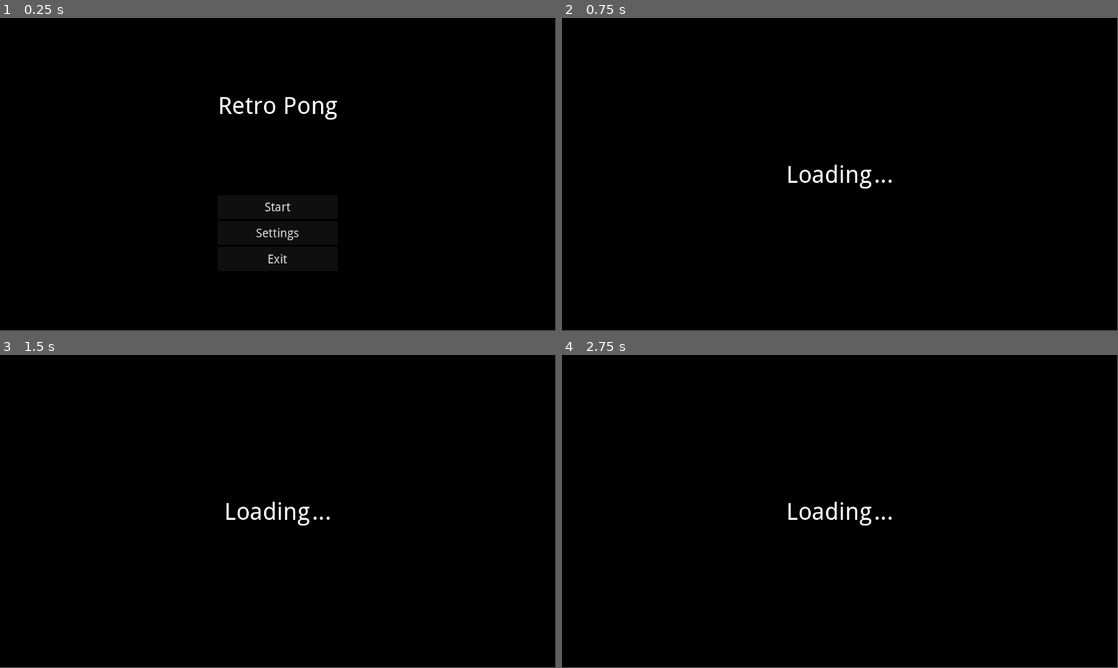
Above: before the commit, frames 1-4 (two rows, left to right).
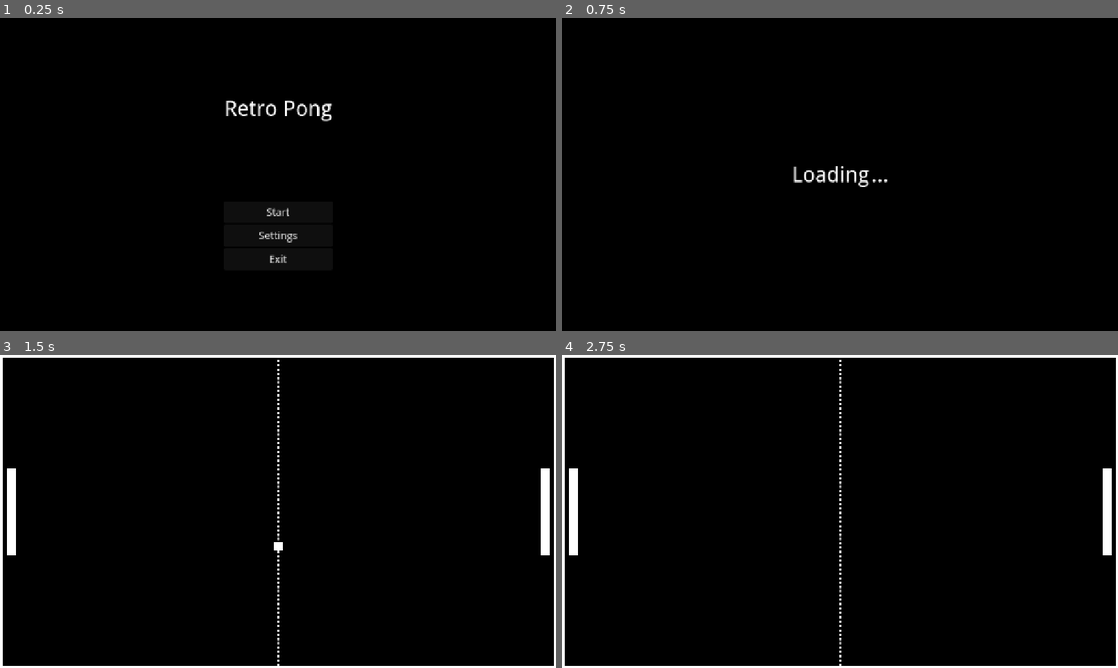
Above: after the commit, the same moments.

Repository: jbass88/RetroPong
Game: Godot game, scene res://scenes/menu/main_menu_scene.tscn
The game is run twice, just before and just after one commit, with the same random seed, the same clock (stepped at 60 frames per second) and the same inputs.
Inputs (mouse positions are in pixels of both pictures, inside the frame that each line leads up to):
- Up to frame 1 (0.25 s): no input
- Up to frame 2 (0.75 s): click "Start" at 0.5 s
- Up to frame 3 (1.5 s): click (278, 542) at 1.25 s, where only the run before the commit has a clickable "Start"
- Up to frame 4 (2.75 s): click (840, 542) at 2 s, where only the run before the commit has a clickable "Start"
In our replay, the window is 799x449 before the commit and 800x450 after it. These sizes can differ from the game's own. Grey fills any space a smaller window leaves; there, only what the larger window draws over its background counts as a difference.

The runs differ from the first frame. In frame 1, 1.0% of the frame differs, in the area x 39-61%, y 25-79%; in frame 2, 0.5%; in frame 3, 3.6%, in the area x 0-100%, y 0-100%; in frame 4, 3.5%.

Commit message:
Main screen creation

Diff:
--- a/project.godot
+++ b/project.godot
@@ -20,6 +20,12 @@
 GlobalData="*res://scripts/data/global_data.gd"
 Functions="*res://scripts/helpers/functions.gd"
 
+[display]
+
+window/size/viewport_width=1280
+window/size/viewport_height=720
+window/stretch/mode="canvas_items"
+
 [rendering]
 
 renderer/rendering_method="gl_compatibility"
--- /dev/null
+++ b/scenes/game/ball.gd
@@ -0,0 +1 @@
+extends RigidBody2D
--- /dev/null
+++ b/scenes/game/ball.tscn
@@ -0,0 +1,27 @@
+[gd_scene load_steps=5 format=3 uid="uid://bidmpanxjmgol"]
+
+[ext_resource type="Texture2D" uid="uid://ckreqiw8vyhfj" path="res://images/ball.png" id="1_ghx6m"]
+[ext_resource type="Script" uid="uid://do2v1duvkkdjs" path="res://scenes/game/ball.gd" id="1_hie4g"]
+
+[sub_resource type="SpriteFrames" id="SpriteFrames_fs7ny"]
+animations = [{
+"frames": [{
+"duration": 1.0,
+"texture": ExtResource("1_ghx6m")
+}],
+"loop": true,
+"name": &"default",
+"speed": 5.0
+}]
+
+[sub_resource type="RectangleShape2D" id="RectangleShape2D_ghx6m"]
+
+[node name="Ball" type="RigidBody2D"]
+script = ExtResource("1_hie4g")
+
+[node name="AnimatedSprite2D" type="AnimatedSprite2D" parent="."]
+sprite_frames = SubResource("SpriteFrames_fs7ny")
+
+[node name="CollisionShape2D" type="CollisionShape2D" parent="."]
+visible = false
+shape = SubResource("RectangleShape2D_ghx6m")
--- /dev/null
+++ b/scenes/game/main_level_scene.gd
@@ -0,0 +1,16 @@
+extends Node2D
+
+
+
+func reset_paddle_position(is_left: bool):
+	var screen_size = get_viewport_rect().size
+	var offset = 25.0
+	var y_pos = screen_size.y / 2 - offset
+	if is_left:
+		$PaddleLeft.position = Vector2(offset, y_pos)
+	else:
+		$PaddleRight.position = Vector2(screen_size.x - offset, y_pos)
+
+func reset_ball_position():
+	var screen_size = get_viewport_rect().size
+	$Ball.position = Vector2(screen_size.x / 2, screen_size.y / 2)
--- /dev/null
+++ b/scenes/game/main_level_scene.tscn
@@ -0,0 +1,84 @@
+[gd_scene load_steps=8 format=3 uid="uid://bjy76qd77cgav"]
+
+[ext_resource type="Script" uid="uid://6jde6mujbfc6" path="res://scenes/game/main_level_scene.gd" id="1_71pvm"]
+[ext_resource type="PackedScene" uid="uid://b6lv3o2vov61a" path="res://scenes/game/paddle_left.tscn" id="2_l4h7t"]
+[ext_resource type="Texture2D" uid="uid://b3po5blp4eu1i" path="res://images/dash_rotate.png" id="2_vv3nk"]
+[ext_resource type="PackedScene" uid="uid://b5xna4ksq5ihf" path="res://scenes/game/paddle_right.tscn" id="3_vv3nk"]
+[ext_resource type="PackedScene" uid="uid://bidmpanxjmgol" path="res://scenes/game/ball.tscn" id="4_lkekv"]
+
+[sub_resource type="Gradient" id="Gradient_j2gj4"]
+colors = PackedColorArray(0, 0, 0, 1, 0, 0, 0, 1)
+
+[sub_resource type="GradientTexture1D" id="GradientTexture1D_8ek21"]
+gradient = SubResource("Gradient_j2gj4")
+
+[node name="MainLevelScene" type="Node2D"]
+script = ExtResource("1_71pvm")
+
+[node name="BackgroundControl" type="CanvasLayer" parent="."]
+layer = -100
+
+[node name="TextureRect" type="TextureRect" parent="BackgroundControl"]
+anchors_preset = 15
+anchor_right = 1.0
+anchor_bottom = 1.0
+grow_horizontal = 2
+grow_vertical = 2
+texture = SubResource("GradientTexture1D_8ek21")
+
+[node name="HudLayer" type="CanvasLayer" parent="."]
+
+[node name="LeftScoreLabel" type="Label" parent="HudLayer"]
+offset_right = 40.0
+offset_bottom = 23.0
+
+[node name="RightScoreLabel" type="Label" parent="HudLayer"]
+offset_right = 40.0
+offset_bottom = 23.0
+
+[node name="BorderTop" type="ColorRect" parent="HudLayer"]
+anchors_preset = 10
+anchor_right = 1.0
+offset_bottom = 5.0
+grow_horizontal = 2
+
+[node name="BorderBottom" type="ColorRect" parent="HudLayer"]
+anchors_preset = 12
+anchor_top = 1.0
+anchor_right = 1.0
+anchor_bottom = 1.0
+offset_top = -5.0
+grow_horizontal = 2
+grow_vertical = 0
+
+[node name="BorderLeft" type="ColorRect" parent="HudLayer"]
+anchors_preset = 9
+anchor_bottom = 1.0
+offset_right = 5.0
+grow_vertical = 2
+
+[node name="BorderRight" type="ColorRect" parent="HudLayer"]
+anchors_preset = 11
+anchor_left = 1.0
+anchor_right = 1.0
+anchor_bottom = 1.0
+offset_left = -5.0
+grow_horizontal = 0
+grow_vertical = 2
+
+[node name="CenterLine" type="Line2D" parent="HudLayer"]
+texture_repeat = 2
+position = Vector2(640, 0)
+points = PackedVector2Array(0, 0, 0, 720)
+width = 5.0
+texture = ExtResource("2_vv3nk")
+texture_mode = 1
+
+[node name="PaddleLeft" parent="." instance=ExtResource("2_l4h7t")]
+position = Vector2(25, 360)
+
+[node name="PaddleRight" parent="." instance=ExtResource("3_vv3nk")]
+position = Vector2(1255, 360)
+
+[node name="Ball" parent="." instance=ExtResource("4_lkekv")]
+position = Vector2(640, 359)
--- /dev/null
+++ b/scenes/game/paddle_left.gd
@@ -0,0 +1 @@
+extends CharacterBody2D
--- /dev/null
+++ b/scenes/game/paddle_left.tscn
@@ -0,0 +1,28 @@
+[gd_scene load_steps=5 format=3 uid="uid://b6lv3o2vov61a"]
+
+[ext_resource type="Script" uid="uid://b4rumx0dg872y" path="res://scenes/game/paddle_left.gd" id="1_koeej"]
+[ext_resource type="Texture2D" uid="uid://b6b71hcdl0vd" path="res://images/paddle.png" id="2_p85ux"]
+
+[sub_resource type="SpriteFrames" id="SpriteFrames_p85ux"]
+animations = [{
+"frames": [{
+"duration": 1.0,
+"texture": ExtResource("2_p85ux")
+}],
+"loop": true,
+"name": &"default",
+"speed": 5.0
+}]
+
+[sub_resource type="RectangleShape2D" id="RectangleShape2D_krdkh"]
+size = Vector2(20, 200)
+
+[node name="PaddleLeft" type="CharacterBody2D"]
+script = ExtResource("1_koeej")
+
+[node name="AnimatedSprite2D" type="AnimatedSprite2D" parent="."]
+sprite_frames = SubResource("SpriteFrames_p85ux")
+
+[node name="CollisionShape2D" type="CollisionShape2D" parent="."]
+visible = false
+shape = SubResource("RectangleShape2D_krdkh")
--- /dev/null
+++ b/scenes/game/paddle_right.gd
@@ -0,0 +1 @@
+extends CharacterBody2D
--- /dev/null
+++ b/scenes/game/paddle_right.tscn
@@ -0,0 +1,28 @@
+[gd_scene load_steps=5 format=3 uid="uid://b5xna4ksq5ihf"]
+
+[ext_resource type="Script" uid="uid://cu5ho803em82h" path="res://scenes/game/paddle_right.gd" id="1_gecrc"]
+[ext_resource type="Texture2D" uid="uid://b6b71hcdl0vd" path="res://images/paddle.png" id="1_ie7n5"]
+
+[sub_resource type="SpriteFrames" id="SpriteFrames_g7r02"]
+animations = [{
+"frames": [{
+"duration": 1.0,
+"texture": ExtResource("1_ie7n5")
+}],
+"loop": true,
+"name": &"default",
+"speed": 5.0
+}]
+
+[sub_resource type="RectangleShape2D" id="RectangleShape2D_ie7n5"]
+size = Vector2(20, 200)
+
+[node name="PaddleRight" type="CharacterBody2D"]
+script = ExtResource("1_gecrc")
+
+[node name="AnimatedSprite2D" type="AnimatedSprite2D" parent="."]
+sprite_frames = SubResource("SpriteFrames_g7r02")
+
+[node name="CollisionShape2D" type="CollisionShape2D" parent="."]
+visible = false
+shape = SubResource("RectangleShape2D_ie7n5")
--- a/scenes/menu/loading_scene.tscn
+++ b/scenes/menu/loading_scene.tscn
@@ -58,5 +58,7 @@
 text = "..."
 
 [node name="EllipseTimer" type="Timer" parent="."]
+wait_time = 0.5
+autostart = true
 
 [connection signal="timeout" from="EllipseTimer" to="." method="_on_ellipse_timer_timeout"]
--- a/scenes/menu/main_menu_scene.gd
+++ b/scenes/menu/main_menu_scene.gd
@@ -1,7 +1,7 @@
 extends Control
 
 func _on_start_button_pressed() -> void:
-	Functions.add_child_scene("res://scenes/game/test_scene.tscn")
+	Functions.change_scene("res://scenes/game/main_level_scene.tscn")
 
 func _on_settings_button_pressed() -> void:
 	Functions.show_error_message("Feature not implemented yet.")
--- a/scenes/menu/main_menu_scene.tscn
+++ b/scenes/menu/main_menu_scene.tscn
@@ -18,16 +18,10 @@
 grow_vertical = 2
 script = ExtResource("1_8vsfv")
 
-[node name="BackgroundControl" type="Control" parent="."]
-layout_mode = 1
-anchors_preset = 15
-anchor_right = 1.0
-anchor_bottom = 1.0
-grow_horizontal = 2
-grow_vertical = 2
+[node name="BackgroundControl" type="CanvasLayer" parent="."]
+layer = -100
 
 [node name="TextureRect" type="TextureRect" parent="BackgroundControl"]
-layout_mode = 1
 anchors_preset = 15
 anchor_right = 1.0
 anchor_bottom = 1.0
--- a/scripts/data/global_data.gd
+++ b/scripts/data/global_data.gd
@@ -1,6 +1,6 @@
 extends Node
 
-enum SceneType {ADD_CHILD_SCENE,LOAD_MAIN_MENU,REMOVE_CHILD_SCENE}
+enum SceneType {ADD_CHILD_SCENE,CHANGE_SCENE,LOAD_MAIN_MENU,REMOVE_CHILD_SCENE}
 
 const MAIN_MENU_PATH : String = "res://scenes/menu/main_menu_scene.tscn"
 const LOADING_SCREEN_PATH : String = "res://scenes/menu/loading_scene.tscn"
--- a/scripts/helpers/functions.gd
+++ b/scripts/helpers/functions.gd
@@ -8,6 +8,13 @@
 func add_child_scene(target: String) -> void:
 	_scene_path = target
 	_scene_type = GlobalData.SceneType.ADD_CHILD_SCENE
+
+	show_loading_scene()
+	ResourceLoader.load_threaded_request(_scene_path)
+
+func change_scene(target: String) -> void:
+	_scene_path = target
+	_scene_type = GlobalData.SceneType.CHANGE_SCENE
 
 	show_loading_scene()
 	ResourceLoader.load_threaded_request(_scene_path)
@@ -58,6 +65,9 @@
 			get_tree().current_scene = new_node
 			_child_scene = new_node
 
+		GlobalData.SceneType.CHANGE_SCENE:
+			get_tree().change_scene_to_file(_scene_path)
+
 		GlobalData.SceneType.LOAD_MAIN_MENU:
 			get_tree().change_scene_to_file(GlobalData.MAIN_MENU_PATH)
 
Binary file added: images/ball.png
Not shown, added: images/ball.png.import
Binary file added: images/dash_rotate.png
Not shown, added: images/dash_rotate.png.import
Binary file added: images/paddle.png
Not shown, added: images/paddle.png.import
Not shown, added: scenes/game/ball.gd.uid
Not shown, added: scenes/game/main_level_scene.gd.uid
Not shown, added: scenes/game/paddle_left.gd.uid
Not shown, added: scenes/game/paddle_right.gd.uid
